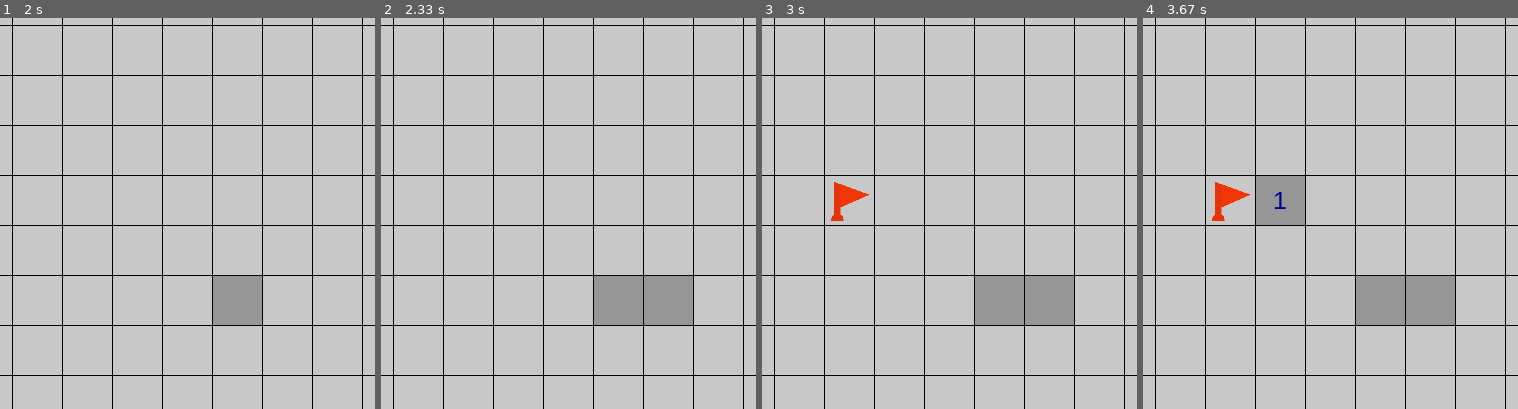
Above: before the commit, frames 1-4 (left to right).
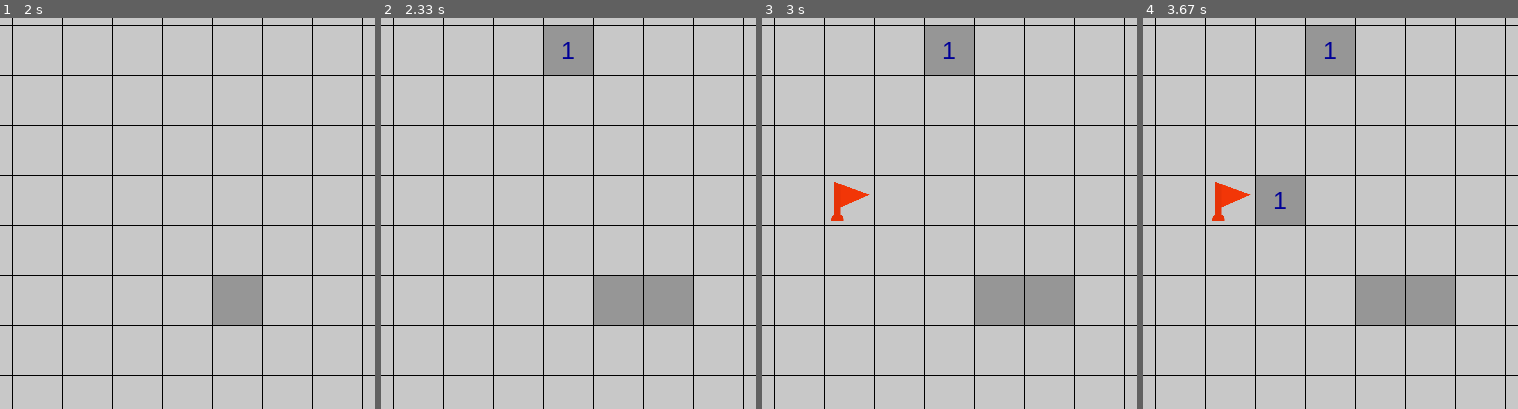
Above: after the commit, the same moments.

Repository: chenxk619/test
Game: pygame game, started from minesweeper.py
Same seed, same stepped clock (60 frames per second), same inputs: the game is played once before the commit and once after it.
Inputs (mouse positions are % of the whole screen's width and height, from its top left):
- Up to frame 1 (2 s): right-click (60, 72) at 0.4 s; tap 1 at 1.67 s
- Up to frame 2 (2.33 s): press the mouse at (60, 72) at 2.03 s; move the mouse to (47, 44) at 2.13 s; release the mouse at (34, 16) at 2.27 s
- Up to frame 3 (3 s): press the mouse at (60, 72) at 2.37 s; move the mouse to (70, 59) at 2.47 s; release the mouse at (81, 47) at 2.6 s; right-click (21, 30) at 2.73 s
- Up to frame 4 (3.67 s): click (73, 25) at 3.07 s; click (28, 32) at 3.4 s
The pictures show only the part of the screen within x 12-62%, y 10-60%; the shares and areas given below are measured in that part.

Frame 1 is identical in both runs. In frame 2, 1.6% of the frame differs, in the area x 43-57%, y 2-15%; in frame 3, 1.6%; in frame 4, 1.6%.

Commit message:
Update minesweeper.py

Diff:
--- a/minesweeper.py
+++ b/minesweeper.py
@@ -200,8 +200,10 @@
 	start = True
 	dead = False
 	game_start = False
+	button = set()
 	bomb_lst = []
 	flag_lst = []
+
 
 	#Intialitial state of board
 	board = Board(1, 1, width)
@@ -213,9 +215,21 @@
 
 	#Main game loop
 	while start:
+
+		button_up = False
+
 		for event in pygame.event.get():
 			if event.type == pygame.QUIT:
 				sys.exit()
+
+			#The next 2 events are to check if a mouse 2 is pressed and THEN released, which is crucial for the flagging
+			#mechanic, otherwise it would flag on and off rapidly
+			if pygame.mouse.get_pressed()[2]:
+				button.add(1)
+
+			if event.type == pygame.MOUSEBUTTONUP and len(button) == 1:
+				button.clear()
+				button_up = True
 
 		if game_start == False:
 			if pygame.key.get_pressed()[pygame.K_1]:
@@ -252,8 +266,9 @@
 						if mouse_pos[0] == node.pos[0] and mouse_pos[1] == node.pos[1]:
 							explore(board, mouse_pos)
 
-		#Right mouse button to flag shit
-		if pygame.mouse.get_pressed()[2] and game_start:
+
+		#Right mouse button to flag shit, but only if the button_up flag from earlier is True
+		if button_up and game_start:
 			mouse_pos = pygame.mouse.get_pos()
 			mouse_pos = [mouse_pos[0] // board.multiplier, (mouse_pos[1] - displacement) // board.multiplier]
 
@@ -268,12 +283,13 @@
 						if mouse_pos in flag_lst:
 							flag_lst.remove(mouse_pos)
 
+
 		#Render the number of flags left
 		if game_start:
 			flag_pos = (600, 20)
 			flag_text, flag_rect = render_text('', flag_pos, bomb_lst, flag_lst)
 
-		Clock.tick(15)
+		Clock.tick(20)
 
 		start = update(screen, board, displacement, bomb_lst, dead, flag_lst, flag_img, bomb_img, intial_text, intial_pos, flag_text, flag_rect)
 
